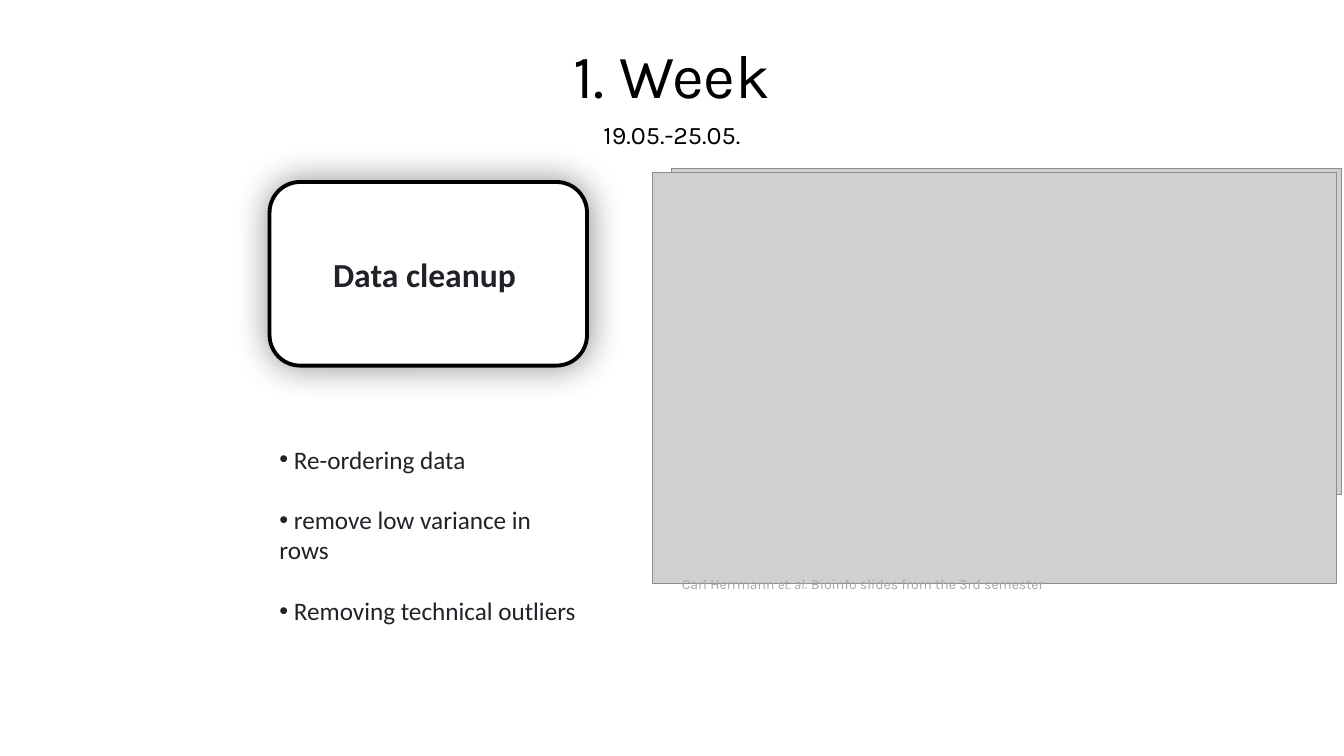
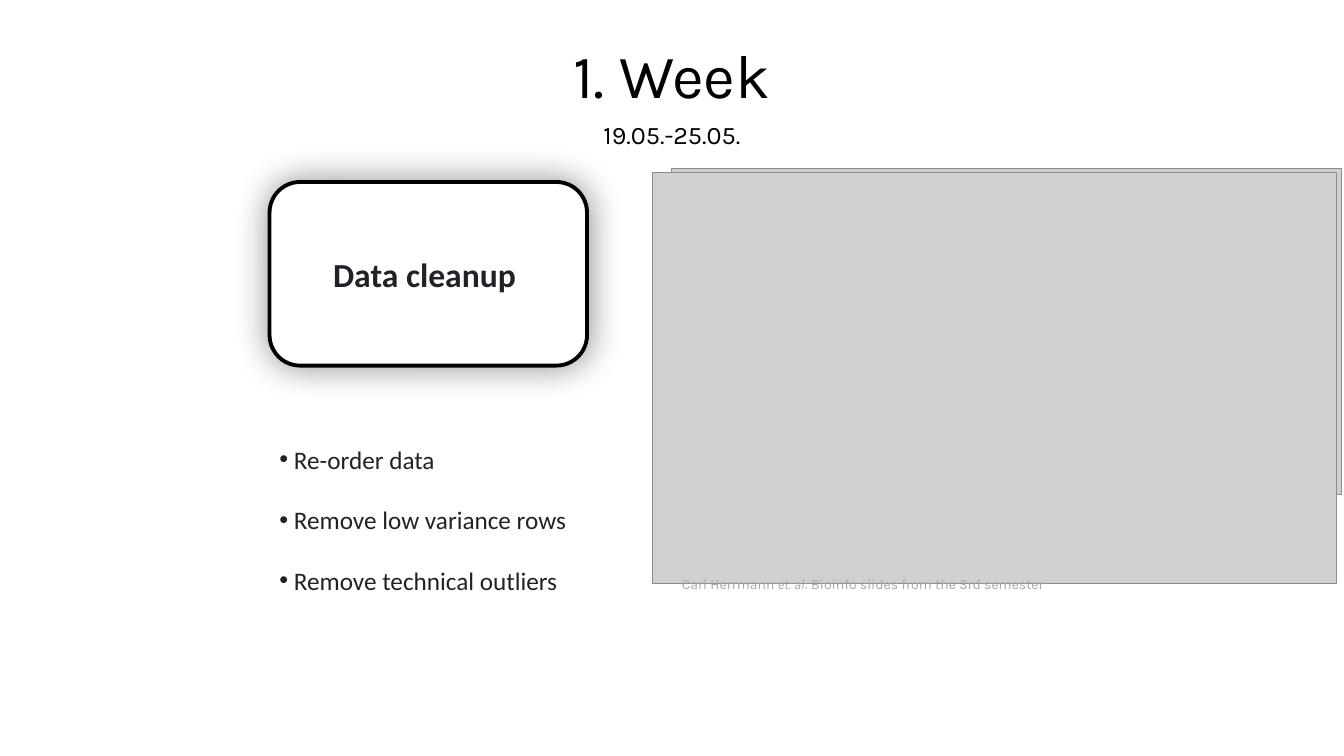
Before and after one commit to MichelaPozzi/2025-topic-03-group-01, a slide deck: slide 7 of Project Proposal.pptx. Drawn at 1344x756 pixels with LibreOffice and Linux fonts; fonts in the diff are those of the drawing; grey boxes stand for pictures. Boxes give left, top, right and bottom in pixels: in the first picture for what was removed or moved away, otherwise in the second. Text is boxed around its words. In the diff, an @@ line names an element or a change of style, - is before the commit and + after.

Commit message:
Corrected Spelling

```diff
--- a/Project Proposal.pptx
+++ b/Project Proposal.pptx
@@ text at box(294, 451, 566, 590): text changed @@
-• Re-ordering data
-• remove low variance in rows
-• Removing technical outliers
+• Re-order data
+• Remove low variance rows
+• Remove technical outliers
```
Also in this commit, not shown: 4 other slides changed.
